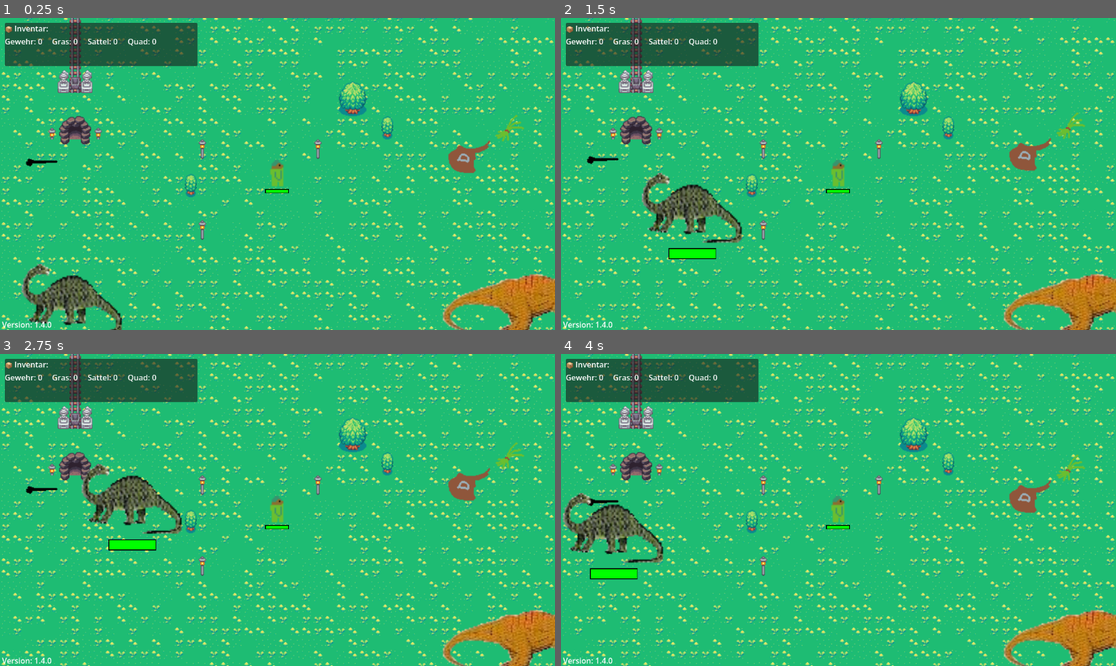
Above: before the commit, frames 1-4 (two rows, left to right).
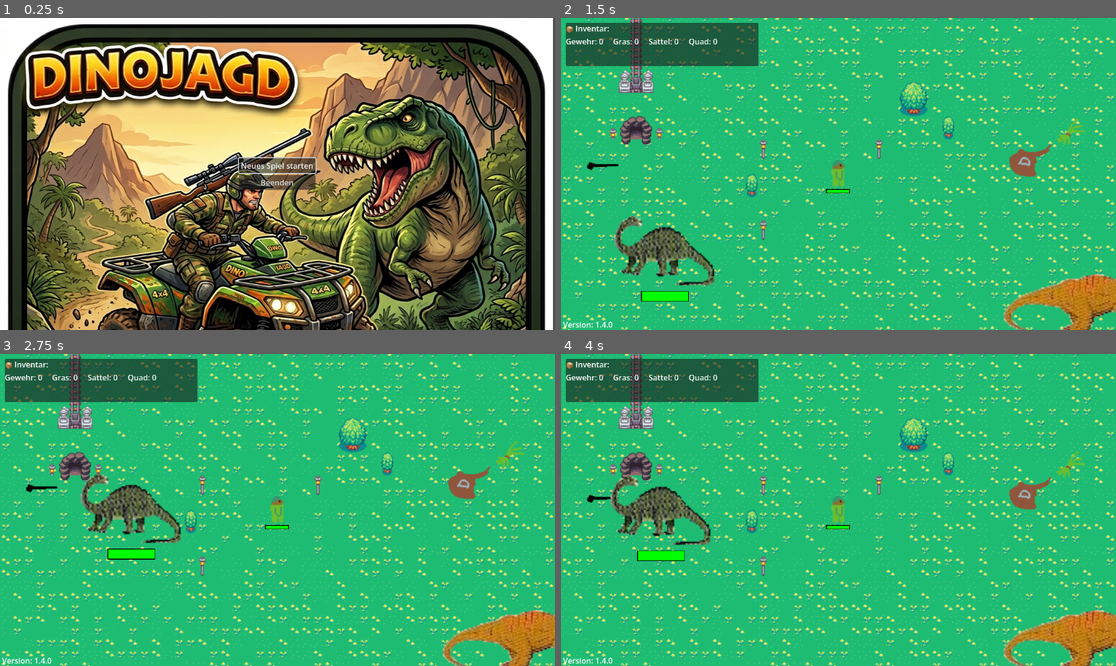
Above: after the commit, the same moments.

Repository: twiederk/Dinojagd
Game: Godot game, scene res://scenes/ui/start_menu.tscn
Two runs of this game, one before a commit and one after it. Both use one fixed random seed, a clock stepped at 60 frames per second and the inputs below. Before the commit the project starts from res://scenes/main/Main.tscn.
Inputs (mouse positions are in pixels of both pictures, inside the frame that each line leads up to):
- Up to frame 1 (0.25 s): no input
- Up to frame 2 (1.5 s): click (838, 164) at 0.5 s, where only the run after the commit has a clickable "Neues Spiel starten"; tap Enter (ui_accept) at 1.25 s; hold E (interact) from 1.28 s (still down)
- Up to frame 3 (2.75 s): tap Enter (ui_accept) at 1.52, 2.27 s; release E (interact) at 2.03 s; tap Q (toggle_quad) at 2.1 s
- Up to frame 4 (4 s): hold E (interact) 2.78-3.53 s; tap Q (toggle_quad) at 3.6 s; tap Enter (ui_accept) at 3.77 s

The runs differ from the first frame. In frame 1, 100% of the frame differs, in the area x 0-100%, y 0-100%; in frame 2, 4.6%; in frame 3, 3.1%; in frame 4, 4.4%.

Commit message:
Added main menu

Diff:
--- a/sourcecode/project.godot
+++ b/sourcecode/project.godot
@@ -12,7 +12,7 @@
 
 config/name="Dinojagd"
 config/version="1.4.0"
-run/main_scene="res://scenes/main/Main.tscn"
+run/main_scene="uid://dft8xs3neo5gg"
 config/features=PackedStringArray("4.6", "Forward Plus")
 config/windows_native_icon="res://icon.ico"
 
--- /dev/null
+++ b/sourcecode/scenes/ui/start_gui.gd
@@ -0,0 +1,11 @@
+class_name StartGUI
+extends CanvasLayer
+
+
+func _init() ->  void:
+	randomize()
+
+
+func _ready() -> void:
+	if not OS.has_feature("editor"):
+		get_window().mode = Window.MODE_EXCLUSIVE_FULLSCREEN
--- /dev/null
+++ b/sourcecode/scenes/ui/start_gui.tscn
@@ -0,0 +1,13 @@
+[gd_scene format=3 uid="uid://bskj0cyrtgd55"]
+
+[ext_resource type="Script" uid="uid://r8osq8f70512" path="res://scenes/ui/start_gui.gd" id="1_4pnpy"]
+[ext_resource type="PackedScene" path="res://scenes/ui/start_menu.tscn" id="1_6wt33"]
+[ext_resource type="PackedScene" uid="uid://bpkpuwnv5gy7d" path="res://scenes/ui/version_widget.tscn" id="2_g8wtb"]
+
+
+[node name="StartGUI" type="CanvasLayer" unique_id=999579072]
+script = ExtResource("1_4pnpy")
+
+[node name="StartMenu" parent="." unique_id=788810476 instance=ExtResource("1_6wt33")]
+
+[node name="VersionWidget" parent="." unique_id=1379384079 instance=ExtResource("2_g8wtb")]
--- /dev/null
+++ b/sourcecode/scenes/ui/start_menu.gd
@@ -0,0 +1,17 @@
+class_name StartMenu
+extends Control
+
+@onready var start_button = $CenterContainer/VBoxContainer/StartButton
+@onready var load_button = $CenterContainer/VBoxContainer/LoadButton
+
+
+func _ready():
+	start_button.grab_focus()
+
+
+func _on_start_game_button_pressed():
+	get_tree().change_scene_to_file("res://scenes/main/Main.tscn")
+
+
+func _on_quit_button_pressed():
+	get_tree().quit()
--- /dev/null
+++ b/sourcecode/scenes/ui/start_menu.tscn
@@ -0,0 +1,41 @@
+[gd_scene format=3 uid="uid://dft8xs3neo5gg"]
+
+[ext_resource type="Script" uid="uid://mx7j2f8pg3pb" path="res://scenes/ui/start_menu.gd" id="1_jwbto"]
+[ext_resource type="Texture2D" uid="uid://dyloooqdyjsc" path="res://assets/title_image.png" id="2_t8pa5"]
+
+[node name="StartMenu" type="Control" unique_id=1043704421]
+layout_mode = 3
+anchors_preset = 15
+anchor_right = 1.0
+anchor_bottom = 1.0
+grow_horizontal = 2
+grow_vertical = 2
+script = ExtResource("1_jwbto")
+
+[node name="TextureRect" type="TextureRect" parent="." unique_id=333725057]
+layout_mode = 0
+offset_right = 1148.0
+offset_bottom = 1024.0
+texture = ExtResource("2_t8pa5")
+
+[node name="CenterContainer" type="CenterContainer" parent="." unique_id=161630434]
+layout_mode = 1
+anchors_preset = 15
+anchor_right = 1.0
+anchor_bottom = 1.0
+grow_horizontal = 2
+grow_vertical = 2
+
+[node name="VBoxContainer" type="VBoxContainer" parent="CenterContainer" unique_id=357509823]
+layout_mode = 2
+
+[node name="StartButton" type="Button" parent="CenterContainer/VBoxContainer" unique_id=645589649]
+layout_mode = 2
+text = "Neues Spiel starten"
+
+[node name="QuitButton" type="Button" parent="CenterContainer/VBoxContainer" unique_id=1541269402]
+layout_mode = 2
+text = "Beenden"
+
+[connection signal="pressed" from="CenterContainer/VBoxContainer/StartButton" to="." method="_on_start_game_button_pressed"]
+[connection signal="pressed" from="CenterContainer/VBoxContainer/QuitButton" to="." method="_on_quit_button_pressed"]
Binary file added: sourcecode/assets/title_image.png
Not shown, added: sourcecode/assets/title_image.png.import
Not shown, added: sourcecode/scenes/ui/start_gui.gd.uid
Not shown, added: sourcecode/scenes/ui/start_menu.gd.uid
